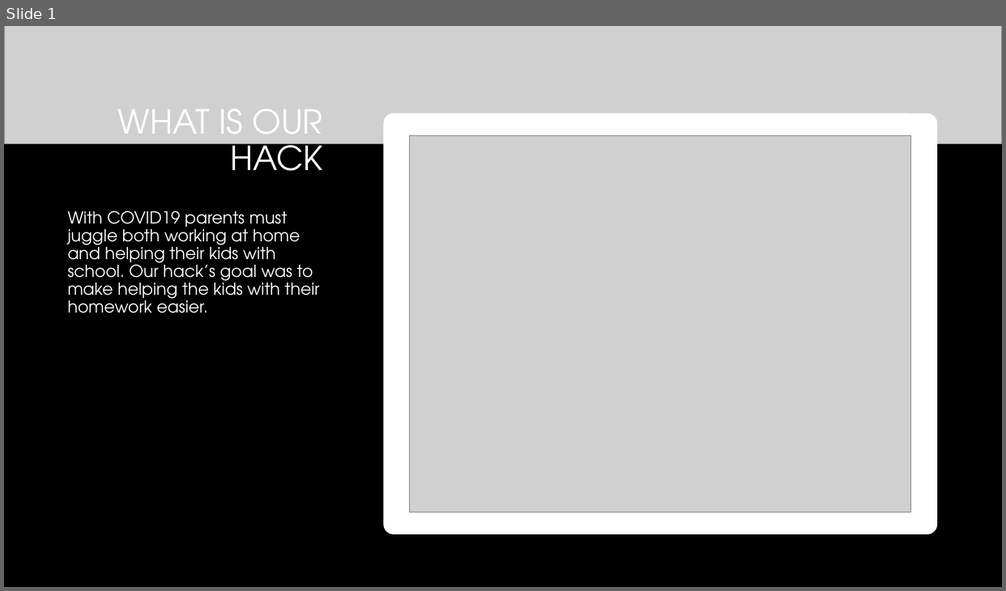
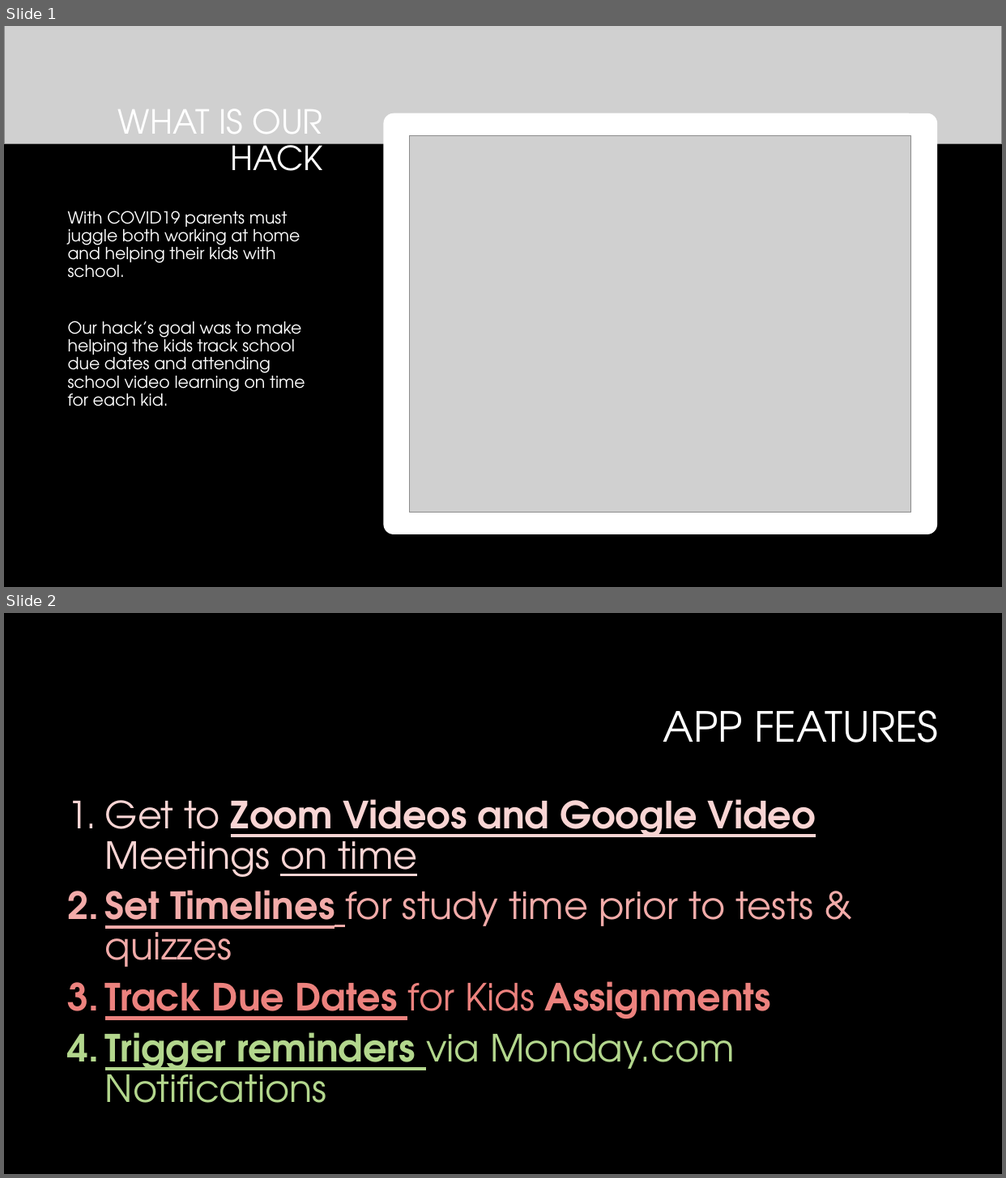
Before and after one commit to mikecairns1/mondaydotcomhack2020, a slide deck: Monday.comHackathon.pptx. Shown one above the other, each under a label of ours: slide 1 before the commit, slides 1 and 2 after it. The pictures are 1006x591 and 1006x1178 pixels, drawn with LibreOffice and Linux fonts; fonts in the diff are those of the drawing; grey boxes stand for pictures; background and template pictures are left out. Boxes give left, top, right and bottom in pixels: in the first picture for what was removed or moved away, otherwise in the second. Text is boxed around its words. In the diff, an @@ line names an element or a change of style, - is before the commit and + after.

```diff
--- a/Monday.comHackathon.pptx
+++ b/Monday.comHackathon.pptx
@@ slide 2 added at box(4, 613, 1002, 1174), background #000000 @@
@@ title added at box(663, 710, 938, 743), 40 pt, text #FFFFFF @@
+APP FEATURES
@@ text added at box(105, 799, 816, 1103), 36 pt, text #F2ABA9 @@
+1. Get to Zoom Videos and Google Video Meetings on time
+2. Set Timelines for study time prior to tests & quizzes
+3. Track Due Dates for Kids Assignments
+4. Trigger reminders via Monday.com Notifications
@@ slide 1 changed as well @@
@@ text at box(68, 211, 305, 407): text changed @@
-With COVID19 parents must juggle both working at home and helping their kids with school. Our hack’s goal was to make helping the kids with their homework easier.
+With COVID19 parents must juggle both working at home and helping their kids with school.
+Our hack’s goal was to make helping the kids track school due dates and attending school video learning on time for each kid.
```
Also in this commit, not shown: 5 other files.
